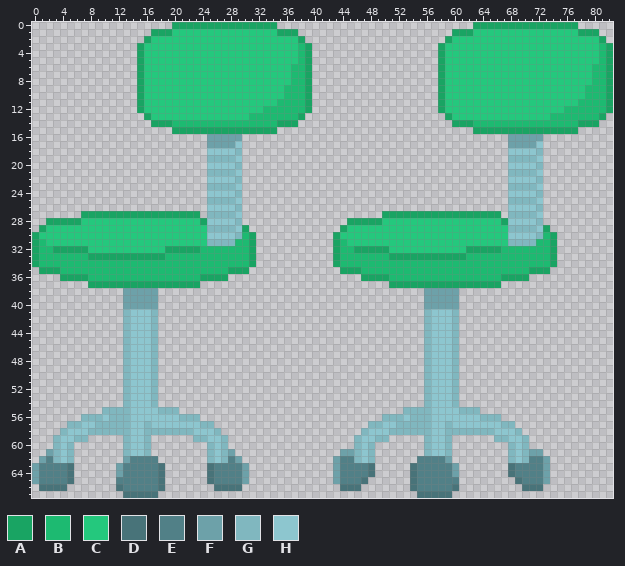
Two states of a sprite sheet, Assets/_Project/ARTS/Items/leChair.png. This is how it looked before the edit.
The file is 83x68 pixels. Colours within 5 levels of each other are drawn and written as one.
Palette (. is transparent): A #19a463  B #1dba71  C #24c87d  D #487379  E #518087  F #6da1a9  G #80b7bf  H #8dc6cf
Pixels before (only the part around the change), first column x 0:
 0 ....................AAAAAAAAAAAAAAA............................AAAAAAAAAAAAAAA.....
 1 .................AAACCCCCCCCCCCCCCCAAA......................AAACCCCCCCCCCCCCCCAAA..
 2 ................ACCCCCCCCCCCCCCCCCCCCCA....................ACCCCCCCCCCCCCCCCCCCCCA.
 3 ...............ACCCCCCCCCCCCCCCCCCCCCCBA..................ACCCCCCCCCCCCCCCCCCCCCCBA
 4 ...............ACCCCCCCCCCCCCCCCCCCCCCBA..................ACCCCCCCCCCCCCCCCCCCCCCBA
 5 ...............ACCCCCCCCCCCCCCCCCCCCCCBA..................ACCCCCCCCCCCCCCCCCCCCCCBA
 6 ...............ACCCCCCCCCCCCCCCCCCCCCBBA..................ACCCCCCCCCCCCCCCCCCCCCBBA
 7 ...............ACCCCCCCCCCCCCCCCCCCCCBBA..................ACCCCCCCCCCCCCCCCCCCCCBBA
 8 ...............ACCCCCCCCCCCCCCCCCCCCCBBA..................ACCCCCCCCCCCCCCCCCCCCCBBA
 9 ...............ACCCCCCCCCCCCCCCCCCCCBBBA..................ACCCCCCCCCCCCCCCCCCCCBBBA
10 ...............ACCCCCCCCCCCCCCCCCCCCBBBA..................ACCCCCCCCCCCCCCCCCCCCBBBA
11 ...............ACCCCCCCCCCCCCCCCCCCBBBBA..................ACCCCCCCCCCCCCCCCCCCBBBBA
12 ...............ACCCCCCCCCCCCCCCCCBBBBBBA..................ACCCCCCCCCCCCCCCCCBBBBBBA
13 ................ACCCCCCCCCCCCCCBBBBBBBA....................ACCCCCCCCCCCCCCBBBBBBBA.
14 .................AAABBBBBBBBBBBBBBBAAA......................AAABBBBBBBBBBBBBBBAAA..
15 ....................AAAAAAAAAAAAAAA............................AAAAAAAAAAAAAAA.....
16 .........................FFFFF......................................FFFFF..........
17 .........................FFFFH......................................FFFFH..........
18 .........................HHHHG......................................HHHHG..........
19 .........................GGGGH......................................GGGGH..........
20 .........................HHHHG......................................HHHHG..........
21 .........................GGGGH......................................GGGGH..........
22 .........................HHHHG......................................HHHHG..........
23 .........................GGGGH......................................GGGGH..........
24 .........................HHHHG......................................HHHHG..........
25 .........................GGGGH......................................GGGGH..........
26 .........................HHHHG......................................HHHHG..........
27 .......AAAAAAAAAAAAAAAAA.GGGGH....................AAAAAAAAAAAAAAAAA.GGGGH..........
28 ..AAAAACCCCCCCCCCCCCCCCCAHHHHG...............AAAAACCCCCCCCCCCCCCCCCAHHHHG..........
29 .ACCCCCCCCCCCCCCCCCCCCCCCGGGGHA.............ACCCCCCCCCCCCCCCCCCCCCCCGGGGHA.........
30 ACCCCCCCCCCCCCCCCCCCCCCCCHHHHGBA...........ACCCCCCCCCCCCCCCCCCCCCCCCHHHHGBA........
31 ABCCCCCCCCCCCCCCCCCCCCCCCGGGGBBA...........ABCCCCCCCCCCCCCCCCCCCCCCCGGGGBBA........
32 ABBAAAAACCCCCCCCCCCAAAAABBBBBBBA...........ABBAAAAACCCCCCCCCCCAAAAABBBBBBBA........
33 ABBBBBBBAAAAAAAAAAABBBBBBBBBBBBA...........ABBBBBBBAAAAAAAAAAABBBBBBBBBBBBA........
34 ABBBBBBBBBBBBBBBBBBBBBBBBBBBBBBA...........ABBBBBBBBBBBBBBBBBBBBBBBBBBBBBBA........
35 .AAABBBBBBBBBBBBBBBBBBBBBBBBAAA.............AAABBBBBBBBBBBBBBBBBBBBBBBBAAA.........
36 ....AAAABBBBBBBBBBBBBBBBAAAA...................AAAABBBBBBBBBBBBBBBBAAAA............
37 ........AAAAAAAAAAAAAAAA...........................AAAAAAAAAAAAAAAA................
38 .............FFFFF......................................FFFFF......................
39 .............FFFFF......................................FFFFF......................
40 .............FFFFF......................................FFFFF......................
41 .............GHHHG......................................GHHHG......................
42 .............GHHHG......................................GHHHG......................
43 .............GHHHG......................................GHHHG......................
44 .............GHHHG......................................GHHHG......................
45 .............GHHHG......................................GHHHG......................
46 .............GHHHG......................................GHHHG......................
47 .............GHHHG......................................GHHHG......................
48 .............GHHHG......................................GHHHG......................
New version:
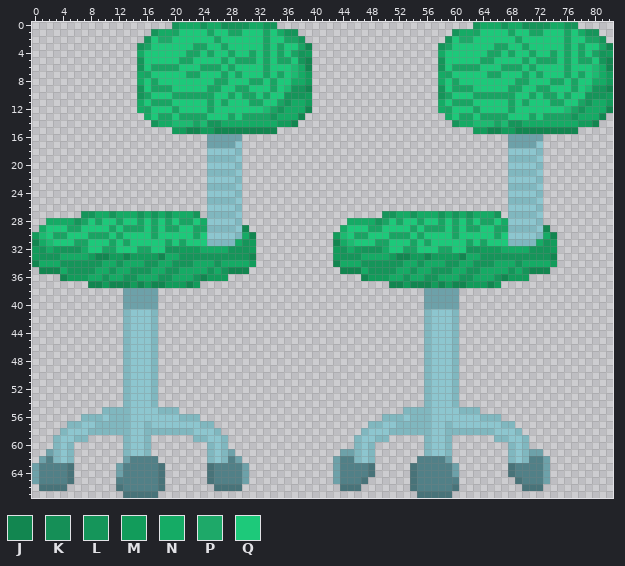
Colours new in this view: J #128650  K #158f57  L #15955a  M #129c5b  N #15ab65  P #1ea969  Q #1dc97a
The exact change:
y 0: x 20..34 AAAAAAAAAAAAAAA -> LNNNLNNKLLLNNLL; x 63..77 AAAAAAAAAAAAAAA -> LNNNLNNKLLLNNLL
y 1: x 17..37 AAACCCCCCCCCCCCCCCAAA -> LNNAQQQQAQQAAQQQAQNLL; x 60..80 AAACCCCCCCCCCCCCCCAAA -> LNNAQQQQAQQAAQQQAQNLL
y 2: x 16..38 ACCCCCCCCCCCCCCCCCCCCCA -> LQPPQQQQQQAQQQQQQAQQAAL; x 59..81 ACCCCCCCCCCCCCCCCCCCCCA -> LQPPQQQQQQAQQQQQQAQQAAL
y 3: x 15..39 ACCCCCCCCCCCCCCCCCCCCCCBA -> LAQQQQQQAAQQAQQQQQAQAQQAJ; x 58..82 ACCCCCCCCCCCCCCCCCCCCCCBA -> LAQQQQQQAAQQAQQQQQAQAQQAJ
y 4: x 15..39 ACCCCCCCCCCCCCCCCCCCCCCBA -> NQQQQQQAAQAQQAQQAQAQAQALM; x 58..82 ACCCCCCCCCCCCCCCCCCCCCCBA -> NQQQQQQAAQAQQAQQAQAQAQALM
y 5: x 15..39 ACCCCCCCCCCCCCCCCCCCCCCBA -> LQQQQQAAQQQQAQAAAQAQAAQLJ; x 58..82 ACCCCCCCCCCCCCCCCCCCCCCBA -> LQQQQQAAQQQQAQAAAQAQAAQLJ
y 6: x 15..36 ACCCCCCCCCCCCCCCCCCCCC -> LQAAAAQQQAAAQAQQQQAQQQ; x 38..39 BA -> NJ; x 58..79 ACCCCCCCCCCCCCCCCCCCCC -> LQAAAAQQQAAAQAQQQQAQQQ; x 81..82 BA -> NJ
y 7: x 15..36 ACCCCCCCCCCCCCCCCCCCCC -> NAQQQQQAAQQQAQAQQQAQAQ; x 38..39 BA -> NM; x 58..79 ACCCCCCCCCCCCCCCCCCCCC -> NAQQQQQAAQQQAQAQQQAQAQ; x 81..82 BA -> NM
y 8: x 15..39 ACCCCCCCCCCCCCCCCCCCCCBBA -> NQAQQQQQQQQAAQQQAAQAQQNNM; x 58..82 ACCCCCCCCCCCCCCCCCCCCCBBA -> NQAQQQQQQQQAAQQQAAQAQQNNM
y 9: x 15..35 ACCCCCCCCCCCCCCCCCCCC -> LQAAAQQQQQAAQQAAQQQAQ; x 37..39 BBA -> LLJ; x 58..78 ACCCCCCCCCCCCCCCCCCCC -> LQAAAQQQQQAAQQAAQQQAQ; x 80..82 BBA -> LLJ
y 10: x 15..39 ACCCCCCCCCCCCCCCCCCCCBBBA -> LAQQQAAAAAAQQAQAAQAQQLLLM; x 58..82 ACCCCCCCCCCCCCCCCCCCCBBBA -> LAQQQAAAAAAQQAQAAQAQQLLLM
y 11: x 15..39 ACCCCCCCCCCCCCCCCCCCBBBBA -> NQAAAQQQQQAQAQQQAAQQALNNM; x 58..82 ACCCCCCCCCCCCCCCCCCCBBBBA -> NQAAAQQQQQAQAQQQAAQQALNNM
y 12: x 15..32 ACCCCCCCCCCCCCCCCC -> NAQQQAQQQQAQQQQQQQ; x 34..39 BBBBBA -> ALNNNJ; x 58..75 ACCCCCCCCCCCCCCCCC -> NAQQQAQQQQAQQQQQQQ; x 77..82 BBBBBA -> ALNNNJ
y 13: x 16..38 ACCCCCCCCCCCCCCBBBBBBBA -> NQAAQAAAAQQQAQAAAALNNNJ; x 59..81 ACCCCCCCCCCCCCCBBBBBBBA -> NQAAQAAAAQQQAQAAAALNNNJ
y 14: x 17..19 AAA -> LNN; x 23 B -> A; x 25..37 BBBBBBBBBBAAA -> LLNNNNNNNNMMJ; x 60..62 AAA -> LNN; x 66 B -> A; x 68..80 BBBBBBBBBBAAA -> LLNNNNNNNNMMJ
y 15: x 20..34 AAAAAAAAAAAAAAA -> MMJJMMJJJJJJJJJ; x 63..77 AAAAAAAAAAAAAAA -> MMJJMMJJJJJJJJJ
y 27: x 7..23 AAAAAAAAAAAAAAAAA -> LLNNLNNNLNLNLNNNL; x 50..66 AAAAAAAAAAAAAAAAA -> LLNNLNNNLNLNLNNNL
y 28: x 2..24 AAAAACCCCCCCCCCCCCCCCCA -> NNNNLAQAQQAQQAQAQAQAAQN; x 45..67 AAAAACCCCCCCCCCCCCCCCCA -> NNNNLAQAQQAQQAQAQAQAAQN
y 29: x 1..24 ACCCCCCCCCCCCCCCCCCCCCCC -> NQQQAAQQQQAQAAAQAQAAQQAA; x 30 A -> J; x 44..67 ACCCCCCCCCCCCCCCCCCCCCCC -> NQQQAAQQQQAQAAAQAQAAQQAA; x 73 A -> J
y 30: x 0..24 ACCCCCCCCCCCCCCCCCCCCCCCC -> MBQAAQQQAAAQAQQQQAQQQQQAQ; x 30..31 BA -> NJ; x 43..67 ACCCCCCCCCCCCCCCCCCCCCCCC -> MBQAAQQQAAAQAQQQQAQQQQQAQ; x 73..74 BA -> NJ
y 31: x 0..24 ABCCCCCCCCCCCCCCCCCCCCCCC -> JNBQQQAAQQQAQAQQQQQAQAQQQ; x 29..31 BBA -> NLM; x 43..67 ABCCCCCCCCCCCCCCCCCCCCCCC -> JNBQQQAAQQQAQAQQQQQAQAQQQ; x 72..74 BBA -> NLM
y 32: x 0..31 ABBAAAAACCCCCCCCCCCAAAAABBBBBBBA -> MLNMLLLNQQAAQQQAAQQLLMMMNNNNLLLM; x 43..74 ABBAAAAACCCCCCCCCCCAAAAABBBBBBBA -> MLNMLLLNQQAAQQQAAQQLLMMMNNNNLLLM
y 33: x 0..31 ABBBBBBBAAAAAAAAAAABBBBBBBBBBBBA -> MLLLNNNNMJJMMJMMMMJNNLLLLLLLLLLJ; x 43..74 ABBBBBBBAAAAAAAAAAABBBBBBBBBBBBA -> MLLLNNNNMJJMMJMMMMJNNLLLLLLLLLLJ
y 34: x 0..31 ABBBBBBBBBBBBBBBBBBBBBBBBBBBBBBA -> JNNNLLLLLLNNLNNNLLNNLLLNNNLNNNNM; x 43..74 ABBBBBBBBBBBBBBBBBBBBBBBBBBBBBBA -> JNNNLLLLLLNNLNNNLLNNLLLNNNLNNNNM
y 35: x 1..30 AAABBBBBBBBBBBBBBBBBBBBBBBBAAA -> JJJNLLLLNNLNNLLLNNLLNNNNLNLJJJ; x 44..73 AAABBBBBBBBBBBBBBBBBBBBBBBBAAA -> JJJNLLLLNNLNNLLLNNLLNNNNLNLJJJ
y 36: x 4..27 AAAABBBBBBBBBBBBBBBBAAAA -> JMMMNNLNNLLNNNLLNNNLJMMM; x 47..70 AAAABBBBBBBBBBBBBBBBAAAA -> JMMMNNLNNLLNNNLLNNNLJMMM
y 37: x 8..23 AAAAAAAAAAAAAAAA -> JJMJJJMJMJJMMMJM; x 51..66 AAAAAAAAAAAAAAAA -> JJMJJJMJMJJMMMJM
Where, in picture pixels (left, top, right, bottom), the same in both pictures:
changed: (137, 22, 312, 134)
changed: (438, 22, 613, 134)
changed: (32, 211, 256, 288)
changed: (333, 211, 557, 288)
